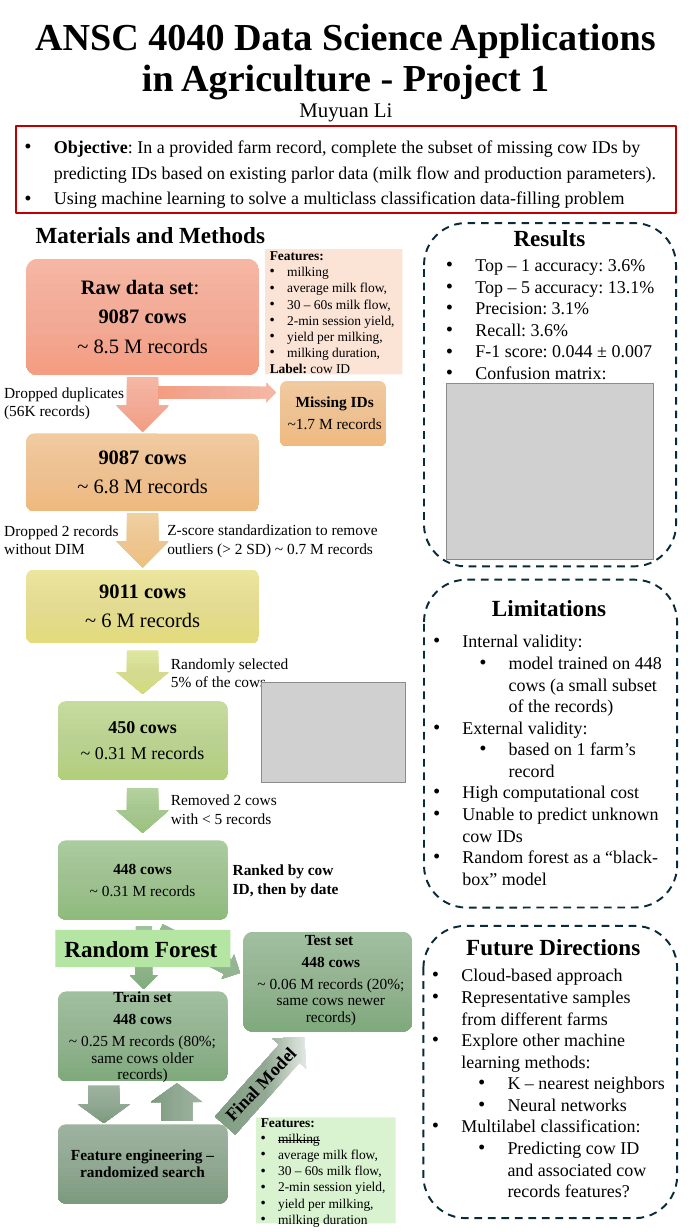
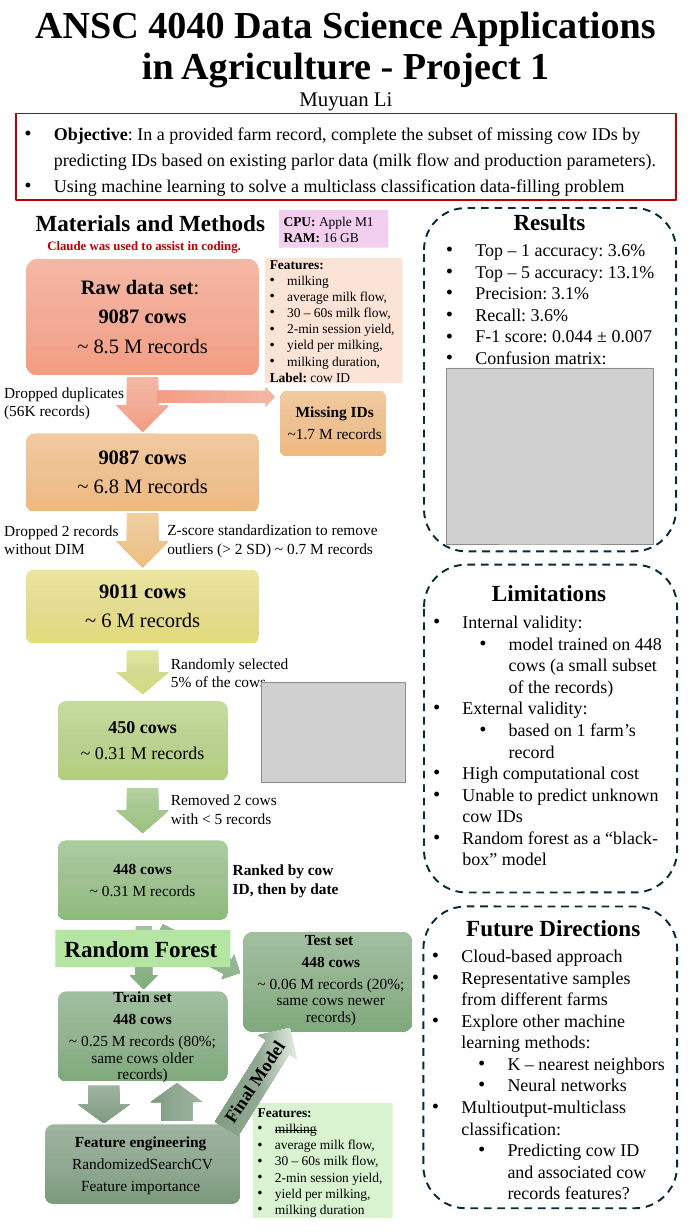
Before and after one commit to muyuanlidvm/ANSC-6040-Project-1, a slide deck: slide 1 of Project1_ML.pptx. Drawn at 693x1232 pixels with LibreOffice and Linux fonts; fonts in the diff are those of the drawing; grey boxes stand for pictures. Boxes give left, top, right and bottom in pixels: in the first picture for what was removed or moved away, otherwise in the second. Text is boxed around its words. In the diff, an @@ line names an element or a change of style, - is before the commit and + after.

Commit message:
updated poster

```diff
--- a/Project1_ML.pptx
+++ b/Project1_ML.pptx
@@ title "ANSC 4040 Data Science Applications ...": place and size @@
-title "ANSC 4040 Data Science Applications ..." at (35, 23, 655, 122)
+title "ANSC 4040 Data Science Applications ..." at (35, 11, 655, 111)
@@ rectangle added at (279, 211, 388, 248), fill #F2CFEE, 10.5 pt, text #000000 @@
+CPU: Apple M1
+RAM: 16 GB
@@ text added at (47, 241, 240, 253), 10 pt, text #C00000, bold @@
+Claude was used to assist in coding.
@@ right arrow: place and size @@
-right arrow at (158, 383, 276, 403)
+right arrow at (157, 387, 275, 407)
@@ 1 rectangle, 1 text, 1 rounded rectangle: place and size @@
-1 rectangle, 1 text, 1 rounded rectangle at (265, 249, 402, 446)
+1 rectangle, 1 text, 1 rounded rectangle at (265, 258, 402, 456)
@@ 4 texts, 2 rounded rectangles, 1 picture, 1 rectangle: place and size @@
-4 texts, 2 rounded rectangles, 1 picture, 1 rectangle at (16, 127, 677, 907)
+4 texts, 2 rounded rectangles, 1 picture, 1 rectangle at (16, 114, 677, 893)
@@ text "Internal validity:": place and size @@
-text "Internal validity:" at (462, 634, 662, 885)
+text "Internal validity:" at (462, 615, 662, 865)
@@ text "Final Model" at (502, 852, 547, 865): rotation 313 to 303 degrees @@
@@ rounded rectangle: place and size @@
-rounded rectangle at (423, 926, 677, 1218)
+rounded rectangle at (423, 906, 677, 1209)
@@ text "Future Directions": place and size @@
-text "Future Directions" at (466, 939, 640, 956)
+text "Future Directions" at (466, 920, 640, 937)
@@ text "Cloud-based approach": place and size @@
-text "Cloud-based approach" at (461, 968, 665, 1198)
+text "Cloud-based approach" at (461, 949, 665, 1200)
@@ right arrow at (207, 1016, 309, 1141): rotation 311 to 302 degrees @@
@@ rectangle "Features:": place and size @@
-rectangle "Features:" at (256, 1117, 395, 1223)
+rectangle "Features:" at (253, 1103, 393, 1218)
@@ text at (461, 1100, 626, 1136): text changed @@
-• Multilabel classification:
+• Multioutput-multiclass classification:
@@ rounded rectangle: place and size @@
-rounded rectangle at (57, 1125, 227, 1204)
+rounded rectangle at (45, 1125, 240, 1204)
@@ text at (72, 1136, 213, 1194): text changed; bold off @@
-Feature engineering – randomized search
+Feature engineering
+RandomizedSearchCV
+Feature importance
```
